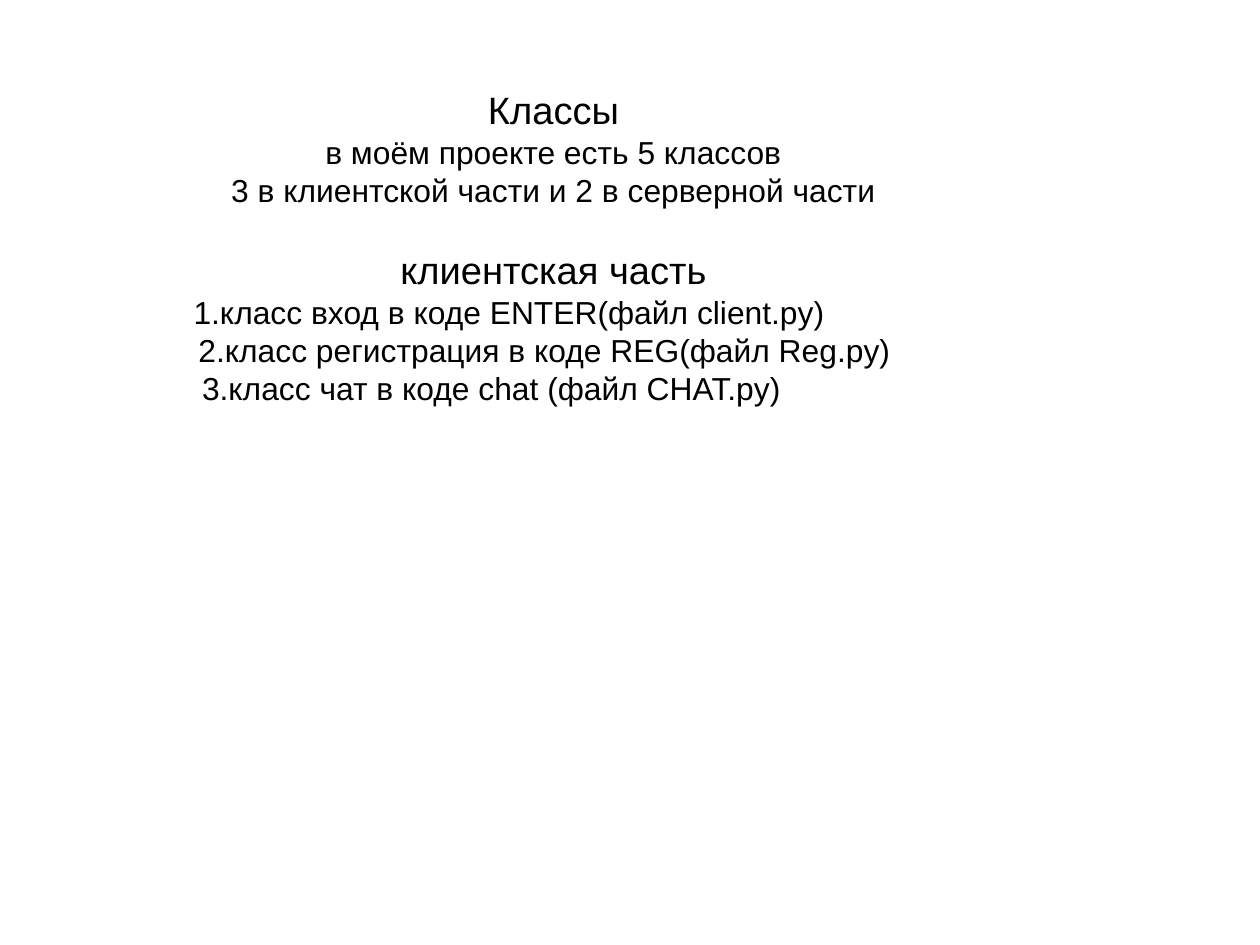
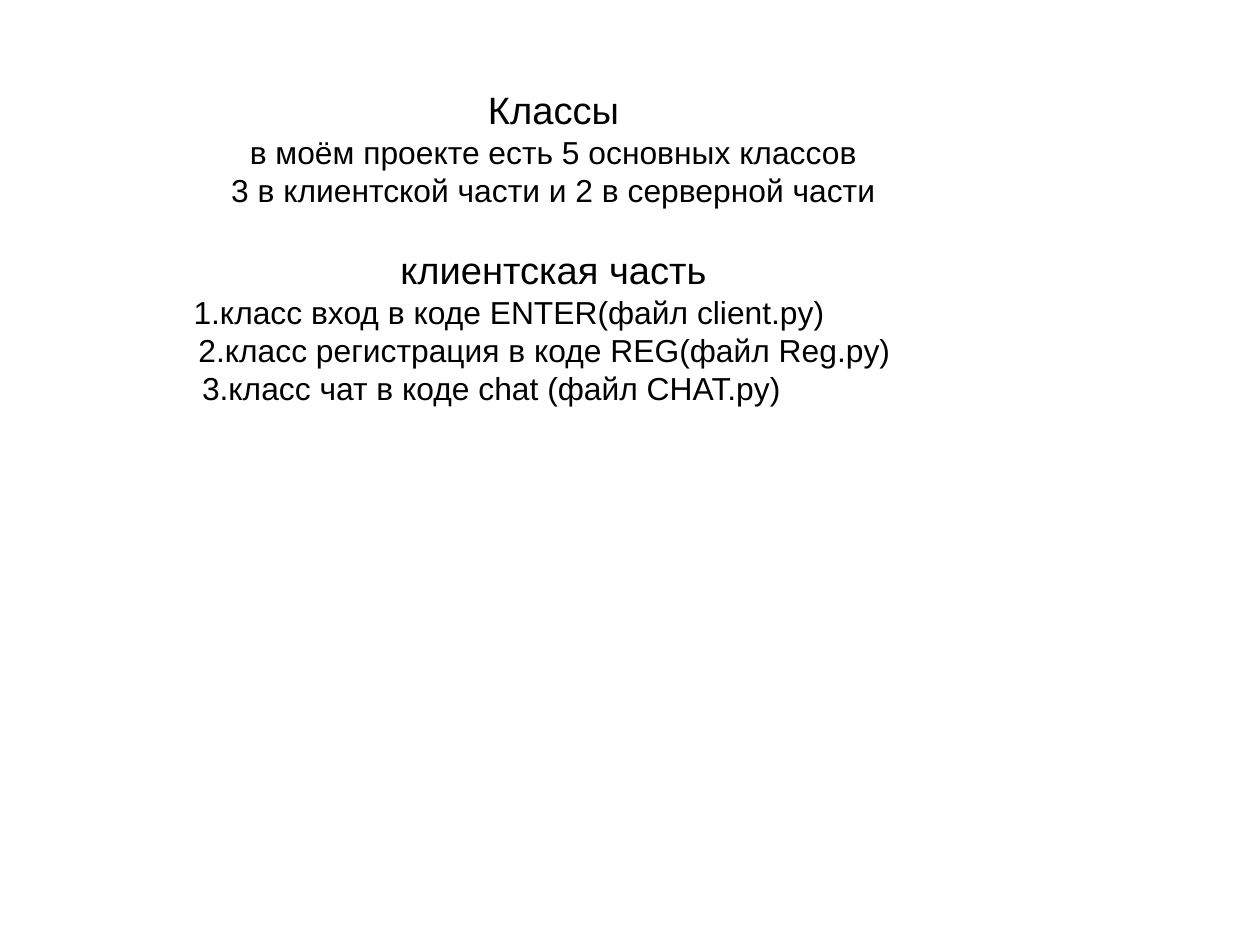
Before and after one commit to AexsandR/progect, a slide deck: slide 4 of chat_ppt.ppt. Drawn at 1260x945 pixels with LibreOffice and Linux fonts; fonts in the diff are those of the drawing; background and template pictures are left out. Boxes give left, top, right and bottom in pixels: in the first picture for what was removed or moved away, otherwise in the second. Text is boxed around its words. In the diff, an @@ line names an element or a change of style, - is before the commit and + after.

Commit message:
Add chat_ppt

```diff
--- a/chat_ppt.ppt
+++ b/chat_ppt.ppt
@@ text at [194,97,890,406]: text changed @@
-Классы
-в моём проекте есть 5 классов
-3 в клиентской части и 2 в серверной части
-клиентская часть
-1.класс вход в коде ENTER(файл client.py) 2.класс регистрация в коде REG(файл Reg.py) 3.класс чат в коде chat (файл CHAT.py)
+Классы
+в моём проекте есть 5 основных классов
+3 в клиентской части и 2 в серверной части
+клиентская часть
+1.класс вход в коде ENTER(файл client.py) 2.класс регистрация в коде REG(файл Reg.py) 3.класс чат в коде chat (файл CHAT.py)
```
